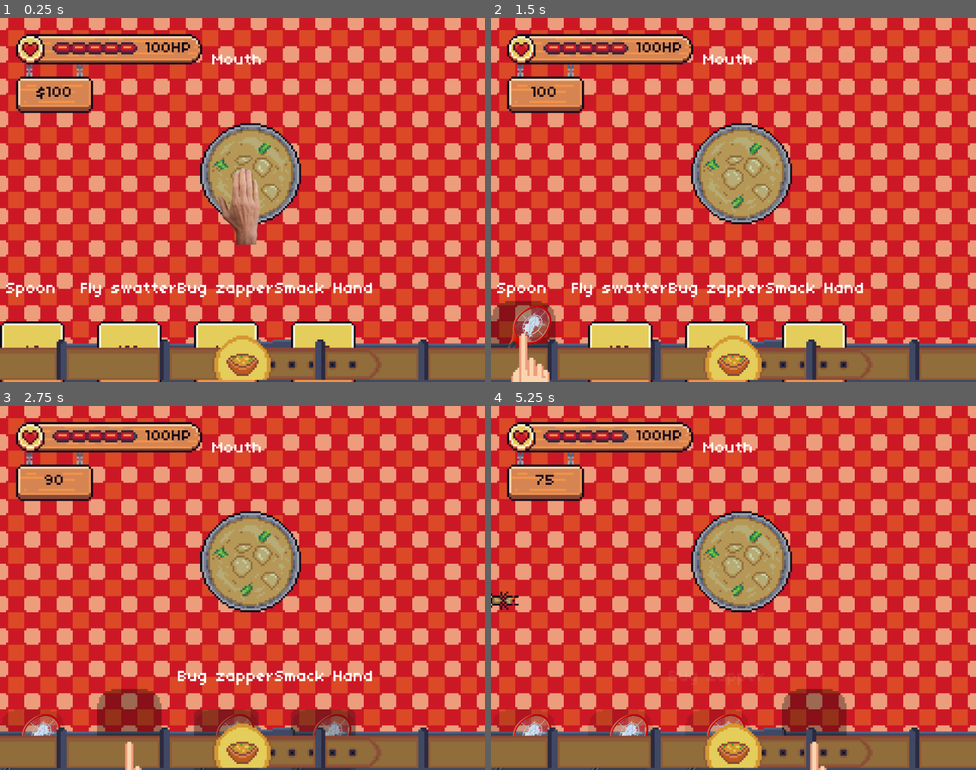
Above: before the commit, frames 1-4 (two rows, left to right).
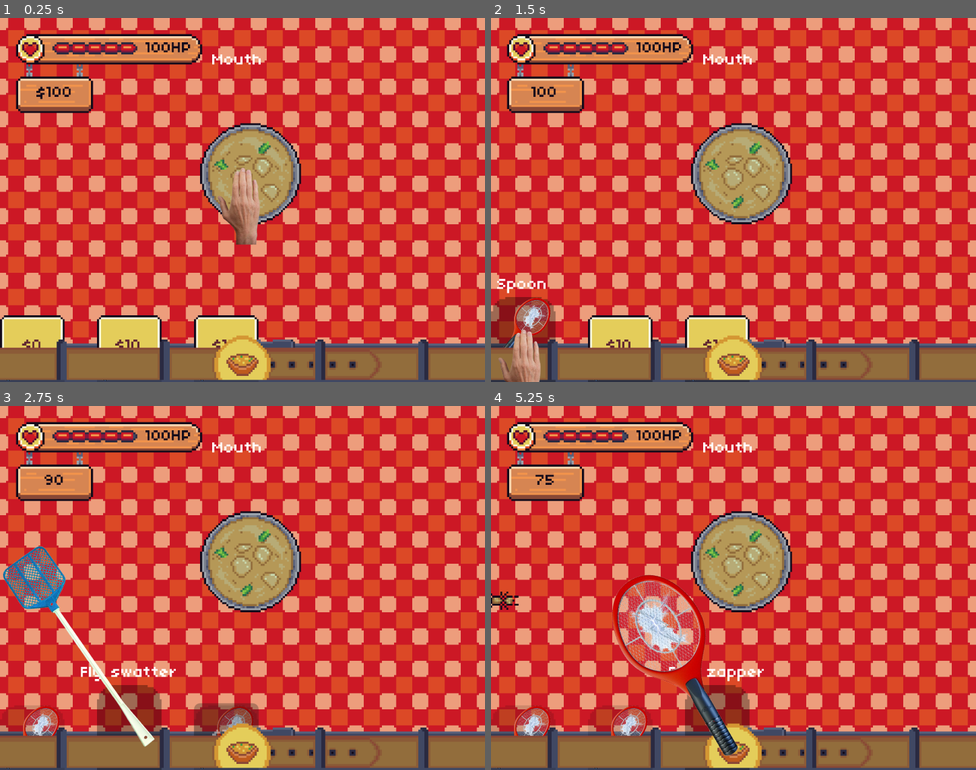
Above: after the commit, the same moments.

Repository: mattismoel/rage-room
Game: Godot game, scene res://scenes/game.tscn
Same seed, same stepped clock (60 frames per second), same inputs: the game is played once before the commit and once after it. The engine's default icon, where the game draws it, is replaced by a stand-in: a white triangle on a blue panel in a dark square.
Inputs (mouse positions are in pixels of both pictures, inside the frame that each line leads up to; where the layout moved, square brackets give the same spot in the first picture):
- Up to frame 1 (0.25 s): no input
- Up to frame 2 (1.5 s): click "$0" at 0.5 s; click (524, 360) [524, 334] at 1.25 s
- Up to frame 3 (2.75 s): click "$10" at 2 s
- Up to frame 4 (5.25 s): click (621, 748) [621, 722] at 2.75 s; click "$15" at 3.5 s; click (718, 748) [718, 722] at 4.25 s; click (718, 748) [815, 740] at 5 s

The runs differ from the first frame. In frame 1, 3.4% of the frame differs, in the area x 0-77%, y 72-100%; in frame 2, 4.5%; in frame 3, 5.0%; in frame 4, 8.3%, in the area x 0-74%, y 46-100%.

Commit message:
combined hand with new inventory

Diff:
--- a/scenes/game.gd
+++ b/scenes/game.gd
@@ -13,11 +13,14 @@
 
 	_game_ui.inventory.set_equipment_entries(inventory_entries)
 	_game_ui.inventory.entry_bought.connect(_on_entry_bought)
-	_game_ui.inventory.entry_selected.connect(_on_entry_selected)
+	_game_ui.inventory.entry_pressed.connect(_on_entry_pressed)
 
 	_game_ui.inventory.entry_entered.connect(_on_entry_entered)
 	_game_ui.inventory.entry_exited.connect(_on_entry_exited)
 	_game_ui.cursor.hide()
+
+	_inventory_component.equipped_entry.connect(_on_entry_equipped)
+	_inventory_component.unequipped_entry.connect(_on_entry_unequipped)
 
 func _on_entry_bought(entry: EquipmentEntry) -> void:
 	var bought := _currency_component.attempt_purchase(entry.cost)
@@ -25,21 +28,31 @@
 	_inventory_component.unlock_entry(entry)
 	_game_ui.inventory.unlock_slot(entry)
 
-func _on_entry_selected(entry: EquipmentEntry) -> void:
+func _on_entry_pressed(entry: EquipmentEntry) -> void:
 	if _inventory_component.current_equipment() != null:
 		_inventory_component.unequip()
 		_game_ui.inventory.populate_slot(entry)
 	else:
 		_inventory_component.equip(entry)
 		_game_ui.inventory.vacate_slot(entry)
+		_hand.set_equipment(entry)
 
 func _on_health_changed(new_health: float) -> void:
 	_game_ui.update_health(new_health)
 
-func _on_entry_entered(_entry: EquipmentEntry) -> void:
-	_game_ui.cursor.show()
-	_hand.hide()
+func _on_entry_entered(entry: EquipmentEntry) -> void:
+	if _inventory_component.current_equipment() == null:
+		_hand.hide()
+		_game_ui.cursor.show()
 
 func _on_entry_exited(_entry: EquipmentEntry) -> void:
 	_game_ui.cursor.hide()
 	_hand.show()
+
+func _on_entry_equipped(entry: EquipmentEntry) -> void:
+	_hand.set_equipment(entry)
+	_hand.show()
+	_game_ui.cursor.hide()
+
+func _on_entry_unequipped(entry: EquipmentEntry) -> void:
+	_hand.set_equipment(_hand.initial_equipment)
--- a/scenes/game.tscn
+++ b/scenes/game.tscn
@@ -13,7 +13,6 @@
 [ext_resource type="PackedScene" uid="uid://bxs1nmrkh8j5q" path="res://scenes/targets/soup/soup.tscn" id="8_0tnpc"]
 [ext_resource type="Script" uid="uid://pke0c4qm2rkn" path="res://scripts/spawner/spawn_tick_component.gd" id="8_gee14"]
 [ext_resource type="Texture2D" uid="uid://ddi0wkwb1ocpm" path="res://assets/table.png" id="9_0tnpc"]
-[ext_resource type="Resource" uid="uid://6pny6l2hfd1o" path="res://scenes/equipment/entries/smack_hand.tres" id="9_bt5mj"]
 [ext_resource type="PackedScene" uid="uid://c60qb2i7f4vto" path="res://scenes/insects/spider/spider.tscn" id="10_dinhu"]
 [ext_resource type="Script" path="res://scripts/health_component.gd" id="12_trtic"]
 [ext_resource type="Script" path="res://scenes/player/player.gd" id="16_5newe"]
@@ -58,7 +57,7 @@
 
 [node name="InventoryComponent" type="Node" parent="."]
 script = ExtResource("16_ca42v")
-_equipment = Array[ExtResource("17_264po")]([ExtResource("5_bt5mj"), ExtResource("19_5newe"), ExtResource("18_1kice"), ExtResource("9_bt5mj")])
+_equipment = Array[ExtResource("17_264po")]([ExtResource("5_bt5mj"), ExtResource("19_5newe"), ExtResource("18_1kice")])
 metadata/_custom_type_script = "uid://clj4yaht54h7c"
 
 [node name="TableCloth" type="Sprite2D" parent="."]
--- a/scenes/hand.gd
+++ b/scenes/hand.gd
@@ -1,7 +1,7 @@
 class_name Hand
 extends Node2D
 
-@export var _initial_equipment: EquipmentEntry
+@export var initial_equipment: EquipmentEntry
 
 @export var _max_vertical_arm_extension: float = 100
 @export var _struggle_extension: float = 70
@@ -12,7 +12,7 @@
 
 func _ready() -> void:
 	assert(!is_nan(_logistic_constant), "Invalid values for arm extension")
-	set_equipment(_initial_equipment)
+	set_equipment(initial_equipment)
 
 func set_equipment(entry: EquipmentEntry) -> void:
 	## Queue free any previous equipment.
--- a/scenes/hand.tscn
+++ b/scenes/hand.tscn
@@ -6,7 +6,7 @@
 [node name="Hand" type="Node2D" node_paths=PackedStringArray("_equipment_container")]
 z_index = 1
 script = ExtResource("1_y4r1p")
-_initial_equipment = ExtResource("2_cmdsa")
+initial_equipment = ExtResource("2_cmdsa")
 _max_vertical_arm_extension = 1000.0
 _struggle_extension = 1000.0
 _equipment_container = NodePath("EquipmentContainer")
--- a/scenes/inventory.tscn
+++ b/scenes/inventory.tscn
@@ -56,8 +56,8 @@
 anchor_top = 1.0
 anchor_right = 1.0
 anchor_bottom = 1.0
-offset_top = -30.0
-offset_bottom = -4.0
+offset_top = -33.0
+offset_bottom = -1.0
 grow_horizontal = 2
 grow_vertical = 0
 theme_override_constants/separation = 16
--- a/scenes/inventory/inventory.gd
+++ b/scenes/inventory/inventory.gd
@@ -4,6 +4,7 @@
 signal entry_entered(entry: EquipmentEntry)
 signal entry_exited(entry: EquipmentEntry)
 signal entry_selected(entry: EquipmentEntry)
+signal entry_pressed(entry: EquipmentEntry)
 signal entry_bought(entry: EquipmentEntry)
 
 @export var _inventory_slot_scene: PackedScene
@@ -20,7 +21,7 @@
 		slot.bought.connect(func(): entry_bought.emit(entry))
 		slot.mouse_entered.connect(func(): entry_entered.emit(entry))
 		slot.mouse_exited.connect(func(): entry_exited.emit(entry))
-		slot.selected.connect(func(): entry_selected.emit(entry))
+		slot.pressed.connect(func(): entry_pressed.emit(entry))
 
 		_slot_container.add_child(slot)
 		_slots.append(slot)
@@ -36,6 +37,8 @@
 		slot.disable()
 		if slot.entry != entry: continue
 		slot.enable()
+
+		## The item slot will stay out if this line is uncommented
 		#slot.animation_disabled = true
 		slot.clear()
 
--- a/scenes/inventory/inventory_slot.gd
+++ b/scenes/inventory/inventory_slot.gd
@@ -3,7 +3,7 @@
 extends Control
 
 signal bought
-signal selected
+signal pressed
 
 #signal changed_equipment(slot: InventorySlot)
 
@@ -26,8 +26,7 @@
 
 func _ready() -> void:
 	_buy_button.pressed.connect(bought.emit)
-	_select_button.pressed.connect(selected.emit)
-
+	_select_button.pressed.connect(pressed.emit)
 	mouse_entered.connect(_on_mouse_entered)
 	mouse_exited.connect(_on_mouse_exited)
 
@@ -46,7 +45,7 @@
 		_select_button.disabled = true
 
 func clear():
-	_title_label.text = ""
+	#_title_label.text = ""
 	_item_texture.hide()
 
 func disable():
@@ -63,7 +62,6 @@
 	## Pop-up animation
 	if animation_disabled: return
 	_animation_player.play("focus")
-	pass
 
 func _on_mouse_exited() -> void:
 	## Pop-down animation.
--- a/scenes/inventory/inventory_slot.tscn
+++ b/scenes/inventory/inventory_slot.tscn
@@ -1,7 +1,7 @@
 [gd_scene load_steps=13 format=3 uid="uid://cya45llykdujp"]
 
 [ext_resource type="Script" uid="uid://bxcl32ibl8vgx" path="res://scenes/inventory/inventory_slot.gd" id="1_5agom"]
-[ext_resource type="Texture2D" uid="uid://357l16nln1ge" path="res://assets/inventory_slot.png" id="2_c7w7p"]
+[ext_resource type="Texture2D" uid="uid://357l16nln1ge" path="res://scenes/inventory/inventory_slot.png" id="2_c7w7p"]
 [ext_resource type="Texture2D" uid="uid://bx5l7h32g5k41" path="res://assets/equipment/bug_zapper.png" id="2_u6pog"]
 
 [sub_resource type="StyleBoxEmpty" id="StyleBoxEmpty_c00wg"]
@@ -38,7 +38,7 @@
 "times": PackedFloat32Array(0),
 "transitions": PackedFloat32Array(1),
 "update": 0,
-"values": [Color(1, 1, 1, 1)]
+"values": [Color(1, 1, 1, 0)]
 }
 
 [sub_resource type="Animation" id="Animation_u6pog"]
@@ -106,9 +106,11 @@
 custom_minimum_size = Vector2(32, 0)
 layout_mode = 3
 anchors_preset = 0
-offset_top = 0.349066
-offset_right = 32.0
-offset_bottom = 32.3491
+offset_right = 32.0
+offset_bottom = 64.0
+size_flags_horizontal = 0
+size_flags_vertical = 0
+mouse_default_cursor_shape = 2
 script = ExtResource("1_5agom")
 _title_label = NodePath("ToolTip/Container/TitleLabel")
 _item_texture = NodePath("MovableOnHover/SelectButton/EquipmentSprite")
@@ -118,20 +120,26 @@
 
 [node name="MovableOnHover" type="Control" parent="."]
 layout_mode = 1
-anchors_preset = 5
-anchor_left = 0.5
-anchor_right = 0.5
-offset_left = -16.0
-offset_right = 16.0
+anchors_preset = 0
+offset_right = 32.0
 offset_bottom = 32.0
-grow_horizontal = 2
-mouse_filter = 1
+mouse_filter = 1
+mouse_default_cursor_shape = 2
+
+[node name="ReferenceRect" type="ReferenceRect" parent="MovableOnHover"]
+layout_mode = 0
+offset_right = 32.0
+offset_bottom = 64.0
+mouse_filter = 1
+mouse_default_cursor_shape = 2
+border_color = Color(1, 0, 0, 0)
 
 [node name="SelectButton" type="Button" parent="MovableOnHover"]
 custom_minimum_size = Vector2(32, 32)
-layout_mode = 1
-offset_right = 32.0
-offset_bottom = 32.0
+layout_mode = 2
+offset_top = 1.0
+offset_right = 32.0
+offset_bottom = 65.0
 size_flags_vertical = 0
 mouse_filter = 1
 mouse_default_cursor_shape = 2
@@ -145,43 +153,40 @@
 
 [node name="EquipmentSprite" type="TextureRect" parent="MovableOnHover/SelectButton"]
 layout_mode = 1
-anchors_preset = 15
+anchors_preset = 10
 anchor_right = 1.0
-anchor_bottom = 1.0
+grow_horizontal = 2
+mouse_filter = 2
+mouse_default_cursor_shape = 2
+texture = ExtResource("2_u6pog")
+expand_mode = 5
+stretch_mode = 5
+
+[node name="BuyButton" type="Button" parent="MovableOnHover"]
+custom_minimum_size = Vector2(32, 32)
+layout_mode = 2
+offset_right = 32.0
+offset_bottom = 32.0
 grow_horizontal = 2
 grow_vertical = 2
-rotation = 0.0776194
-scale = Vector2(1.0364, 1.0364)
+mouse_filter = 1
+mouse_default_cursor_shape = 2
+text = "$0"
+icon_alignment = 1
+
+[node name="ToolTip" type="Control" parent="."]
+modulate = Color(1, 1, 1, 0)
+layout_mode = 1
+anchors_preset = 0
+offset_top = -19.0
+offset_right = 32.0
 mouse_filter = 2
-texture = ExtResource("2_u6pog")
-expand_mode = 2
-stretch_mode = 5
-
-[node name="BuyButton" type="Button" parent="MovableOnHover"]
-layout_mode = 1
-anchors_preset = 15
-anchor_right = 1.0
-anchor_bottom = 1.0
-grow_horizontal = 2
-grow_vertical = 2
-mouse_filter = 1
-mouse_default_cursor_shape = 2
-text = "$0"
-
-[node name="ToolTip" type="Control" parent="."]
+
+[node name="Container" type="VBoxContainer" parent="ToolTip"]
 layout_mode = 1
 anchors_preset = 10
 anchor_right = 1.0
-offset_top = -20.3491
-offset_bottom = -20.3491
-grow_horizontal = 2
-mouse_filter = 2
-
-[node name="Container" type="VBoxContainer" parent="ToolTip"]
-layout_mode = 1
-anchors_preset = 10
-anchor_right = 1.0
-offset_bottom = 8.0
+offset_bottom = 19.0
 grow_horizontal = 2
 mouse_filter = 2
 
@@ -196,3 +201,4 @@
 libraries = {
 &"": SubResource("AnimationLibrary_0uvgv")
 }
+autoplay = "RESET"
Not shown: 1 places in scenes/game.tscn that only renumber resources
Binary file added: scenes/inventory/inventory_slot.png
Not shown, added: scenes/inventory/inventory_slot.png.import
